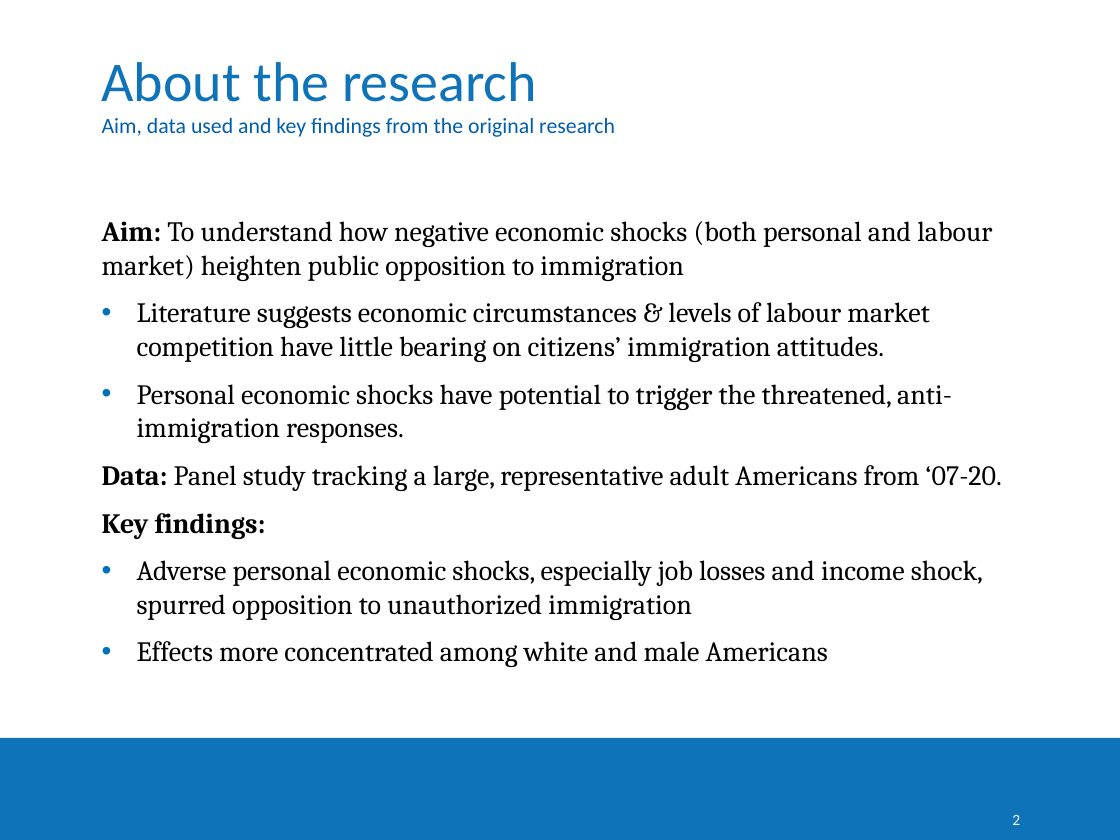
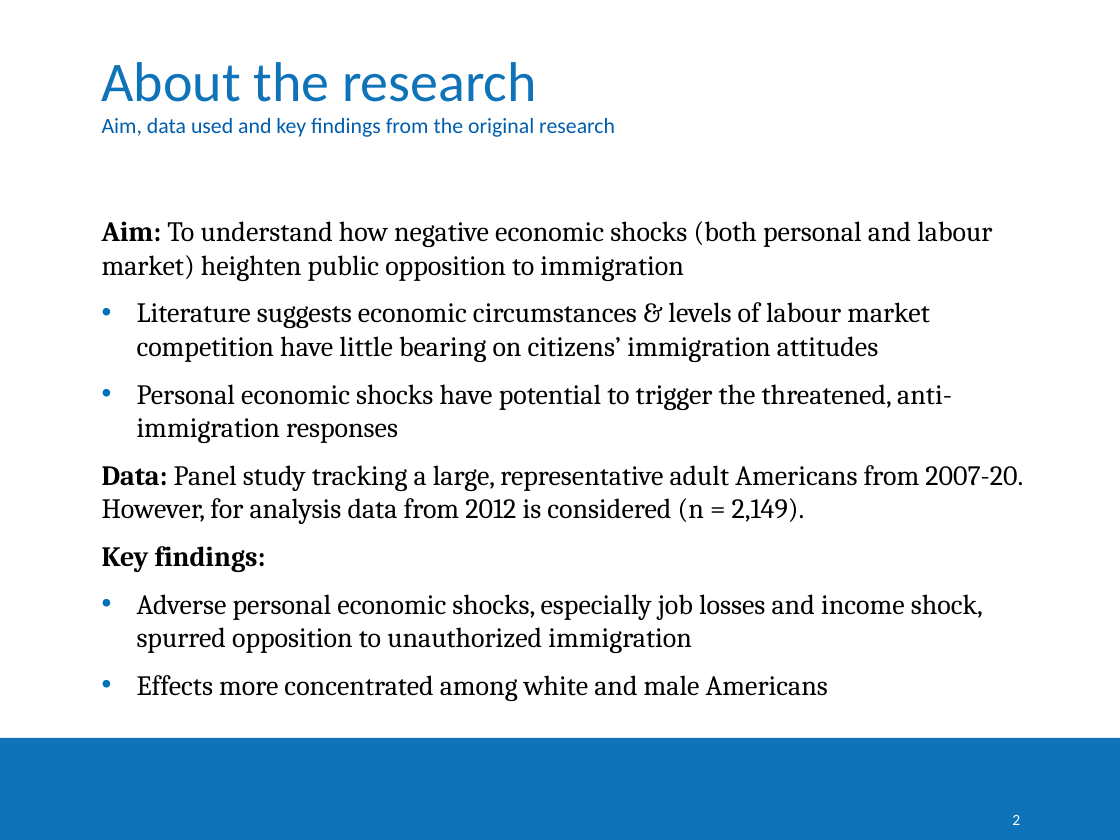
Before and after one commit to ShekharKedia/StatsII_Spring2024, a slide deck: slide 2 of replication/my_replication/Class presentation/Class presentation_Shekhar Kedia.pptx. Drawn at 1120x840 pixels with LibreOffice and Linux fonts; fonts in the diff are those of the drawing; background and template pictures are left out. Boxes give left, top, right and bottom in pixels: in the first picture for what was removed or moved away, otherwise in the second. Text is boxed around its words. In the diff, an @@ line names an element or a change of style, - is before the commit and + after.

```diff
--- a/replication/my_replication/Class presentation/Class presentation_Shekhar Kedia.pptx
+++ b/replication/my_replication/Class presentation/Class presentation_Shekhar Kedia.pptx
@@ text at (102,302,1023,524): text changed @@
-• Literature suggests economic circumstances & levels of labour market competition have little bearing on citizens’ immigration attitudes.
-• Personal economic shocks have potential to trigger the threatened, anti-immigration responses.
-Data: Panel study tracking a large, representative adult Americans from ‘07-20.
+• Literature suggests economic circumstances & levels of labour market competition have little bearing on citizens’ immigration attitudes
+• Personal economic shocks have potential to trigger the threatened, anti-immigration responses
+Data: Panel study tracking a large, representative adult Americans from 2007-20. However, for analysis data from 2012 is considered (n = 2,149).
```
Also in this commit, not shown: 4 other slides changed, 1 other file.
